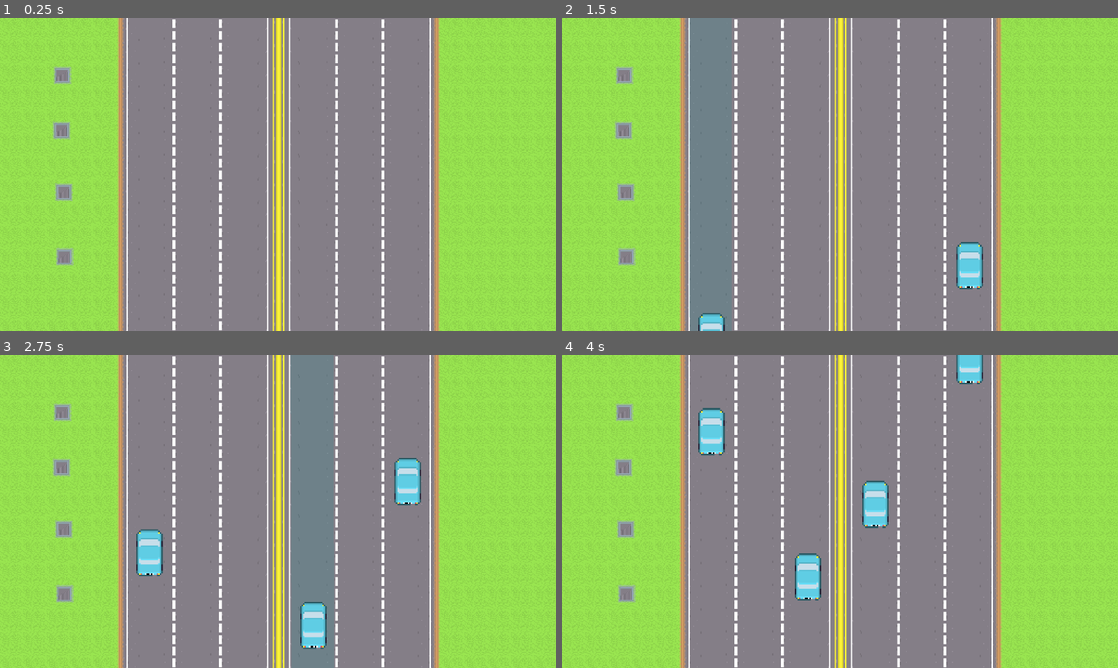
Above: before the commit, frames 1-4 (two rows, left to right).
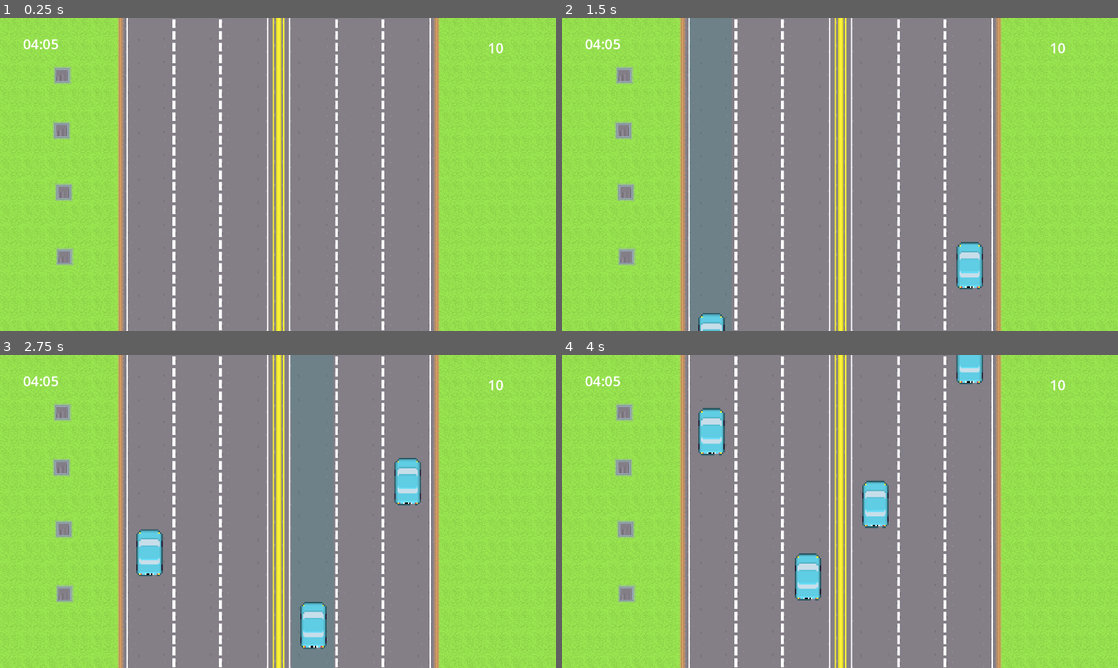
Above: after the commit, the same moments.

Repository: lewis785/gmtk-game-jam-2023
Game: Godot game, scene res://scenes/world.tscn
Same seed, same stepped clock (60 frames per second), same inputs: the game is played once before the commit and once after it. Sound files missing from this copy of the repository are replaced by a short silence.
Inputs (mouse positions are in pixels of both pictures, inside the frame that each line leads up to):
- Up to frame 1 (0.25 s): no input
- Up to frame 2 (1.5 s): tap Enter at 0.5 s; move the mouse to (962, 158) at 0.52 s; click (962, 158) at 0.67 s; move the mouse to (728, 190) at 1.27 s; click (728, 190) at 1.42 s
- Up to frame 3 (2.75 s): move the mouse to (333, 442) at 2.02 s; click (333, 442) at 2.17 s
- Up to frame 4 (4 s): move the mouse to (812, 574) at 2.77 s; click (812, 574) at 2.92 s; move the mouse to (1006, 558) at 3.52 s; click (1006, 558) at 3.67 s

The runs differ from the first frame. In frame 1, 0.1% of the frame differs, in the area x 4-91%, y 6-12%; in frame 2, 0.1%; in frame 3, 0.1%; in frame 4, 0.1%.
Error in both runs: Invalid access to property or key 'pressed' on a base object of type 'InputEventMouseMotion'. (res://scenes/truck/TruckSpawner.gd:17)

Commit message:
ADD Time and Score Labels

Diff:
--- a/scenes/camera/Camera.tscn
+++ b/scenes/camera/Camera.tscn
@@ -1,8 +1,34 @@
-[gd_scene load_steps=2 format=3 uid="uid://ducgpyhu2ta5y"]
+[gd_scene load_steps=5 format=3 uid="uid://ducgpyhu2ta5y"]
 
 [ext_resource type="Script" path="res://scenes/camera/Camera.gd" id="1_vhv56"]
+[ext_resource type="Script" path="res://scenes/camera/HUD.gd" id="2_8s8hg"]
+
+[sub_resource type="LabelSettings" id="LabelSettings_awp2q"]
+font_size = 32
+
+[sub_resource type="LabelSettings" id="LabelSettings_gukxs"]
+font_size = 32
 
 [node name="Camera" type="Camera2D"]
 limit_left = 0
 limit_top = 0
 script = ExtResource("1_vhv56")
+
+[node name="CanvasLayer" type="CanvasLayer" parent="."]
+script = ExtResource("2_8s8hg")
+
+[node name="ScoreLabel" type="Label" parent="CanvasLayer"]
+offset_left = 1123.0
+offset_top = 46.0
+offset_right = 1163.0
+offset_bottom = 72.0
+text = "100"
+label_settings = SubResource("LabelSettings_awp2q")
+
+[node name="TimeLabel" type="Label" parent="CanvasLayer"]
+offset_left = 53.0
+offset_top = 37.0
+offset_right = 127.0
+offset_bottom = 85.0
+text = "2:00"
+label_settings = SubResource("LabelSettings_gukxs")
--- /dev/null
+++ b/scenes/camera/HUD.gd
@@ -0,0 +1,33 @@
+extends CanvasLayer
+
+@export var camera: Camera2D
+#@export var tc: TimerComponent
+@export var score: ScoreComponent
+
+var score_label: Label
+var time_label: Label
+
+# Called when the node enters the scene tree for the first time.
+func _ready():
+	score_label = $ScoreLabel
+	time_label  = $TimeLabel
+
+
+# Called every frame. 'delta' is the elapsed time since the previous frame.
+func _process(delta):
+	# TODO: Get Score
+	update_score_label(10)
+	# TODO: Get Time Left
+	update_time_label(245)
+
+func update_score_label(score):
+	score_label.text = str(score)
+
+func update_time_label(time):
+	time_label.text = time_to_text(time)
+
+# Converts number of seconds to M:SS format
+func time_to_text(time):
+	var minutes = "%02d" % floor(time/60)
+	var seconds = "%02d" % (time%60)
+	return minutes + ":" + seconds
